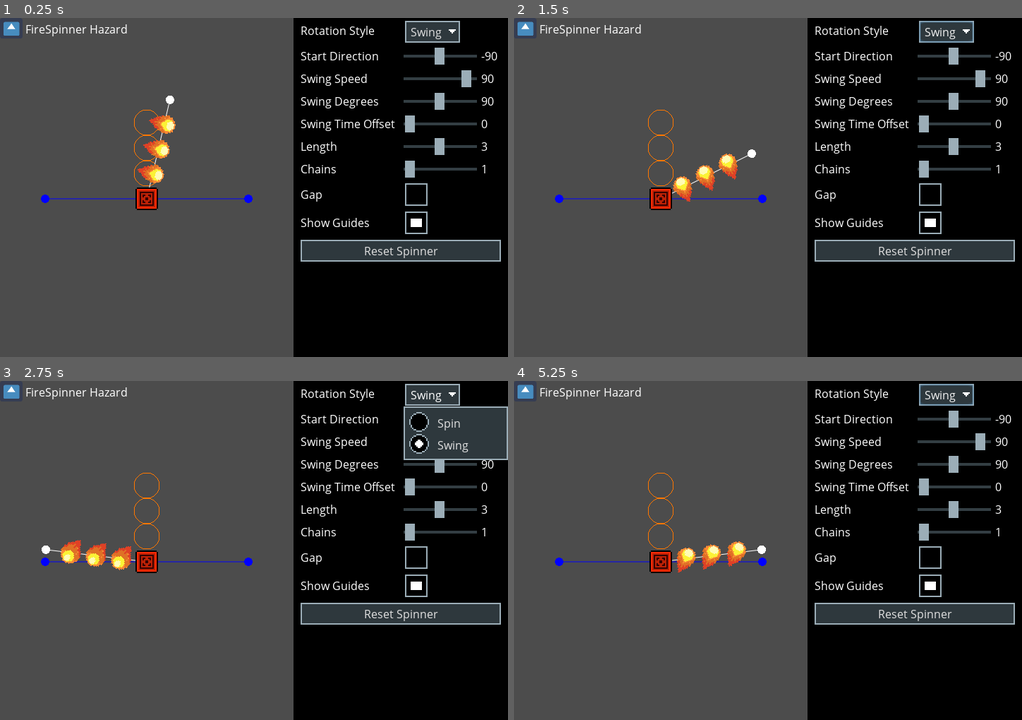
Above: before the commit, frames 1-4 (two rows, left to right).
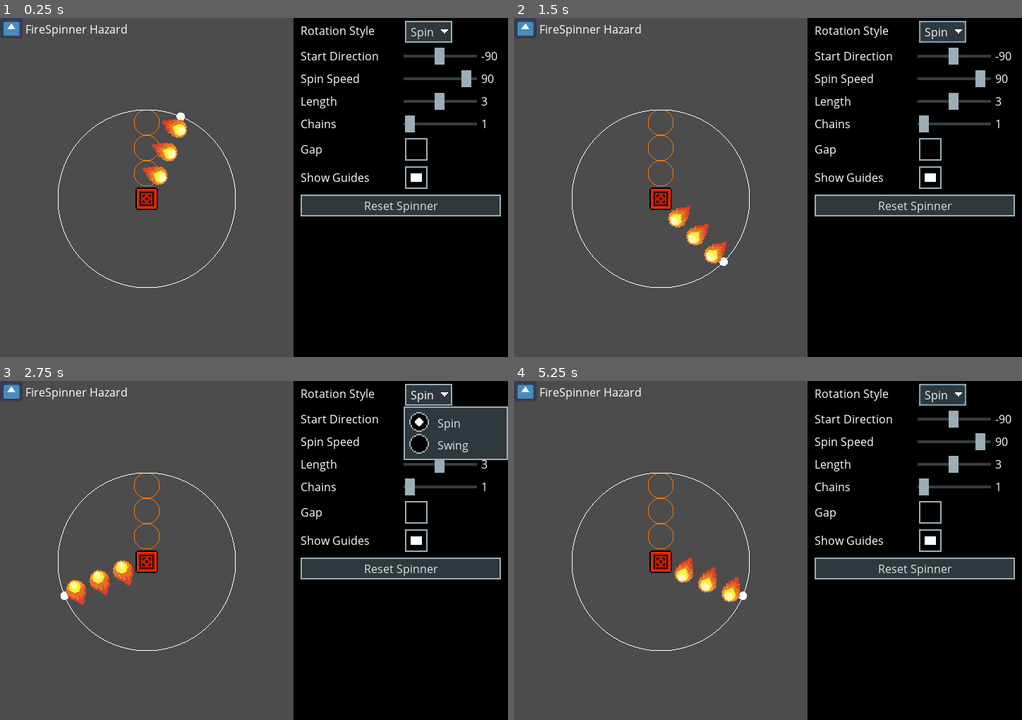
Above: after the commit, the same moments.

Repository: richardnheck/godot-2d-platformer-firespinner-hazard
Game: Godot game, scene res://Demo.tscn
Same seed, same stepped clock (60 frames per second), same inputs: the game is played once before the commit and once after it. The engine's default icon, where the game draws it, is replaced by a stand-in: a white triangle on a blue panel in a dark square.
Inputs (mouse positions are in pixels of both pictures, inside the frame that each line leads up to; where the layout moved, square brackets give the same spot in the first picture):
- Up to frame 1 (0.25 s): no input
- Up to frame 2 (1.5 s): click "Swing" (after the commit: "Spin") at 0.5 s; click (930, 150) [930, 194] at 1.25 s
- Up to frame 3 (2.75 s): click "Swing" (after the commit: "Spin") at 2 s
- Up to frame 4 (5.25 s): click (930, 513) [930, 557] at 2.75 s; click "Swing" (after the commit: "Spin") at 3.5 s; click (930, 513) [930, 557] at 4.25 s

The runs differ from the first frame. In frame 1, 8.4% of the frame differs, in the area x 8-99%, y 0-80%; in frame 2, 8.8%; in frame 3, 8.8%; in frame 4, 8.7%.

Commit message:
Exported to html5

Diff:
--- a/Demo.tscn
+++ b/Demo.tscn
@@ -10,6 +10,7 @@
 
 [node name="FireBallSpinner" parent="." instance=ExtResource( 1 )]
 position = Vector2( 104, 128 )
+rotation_style = 0
 start_direction = -90
 show_editor_guides = true
 
@@ -86,9 +87,7 @@
 margin_bottom = 12.0
 text = "0"
 
-[node name="SpinSpeed" type="HBoxContainer" parent="CanvasLayer/GUI/VBoxContainer" groups=[
-"spin",
-]]
+[node name="SpinSpeed" type="HBoxContainer" parent="CanvasLayer/GUI/VBoxContainer" groups=["spin"]]
 margin_top = 36.0
 margin_right = 142.0
 margin_bottom = 48.0
@@ -114,9 +113,7 @@
 margin_bottom = 12.0
 text = "0"
 
-[node name="SwingSpeed" type="HBoxContainer" parent="CanvasLayer/GUI/VBoxContainer" groups=[
-"swing",
-]]
+[node name="SwingSpeed" type="HBoxContainer" parent="CanvasLayer/GUI/VBoxContainer" groups=["swing"]]
 margin_top = 52.0
 margin_right = 142.0
 margin_bottom = 64.0
@@ -142,9 +139,7 @@
 margin_bottom = 12.0
 text = "0"
 
-[node name="SwingDegrees" type="HBoxContainer" parent="CanvasLayer/GUI/VBoxContainer" groups=[
-"swing",
-]]
+[node name="SwingDegrees" type="HBoxContainer" parent="CanvasLayer/GUI/VBoxContainer" groups=["swing"]]
 margin_top = 68.0
 margin_right = 142.0
 margin_bottom = 80.0
@@ -171,9 +166,7 @@
 margin_bottom = 12.0
 text = "0"
 
-[node name="SwingTimeOffset" type="HBoxContainer" parent="CanvasLayer/GUI/VBoxContainer" groups=[
-"swing",
-]]
+[node name="SwingTimeOffset" type="HBoxContainer" parent="CanvasLayer/GUI/VBoxContainer" groups=["swing"]]
 margin_top = 84.0
 margin_right = 142.0
 margin_bottom = 96.0
Not shown, added: export_presets.cfg
